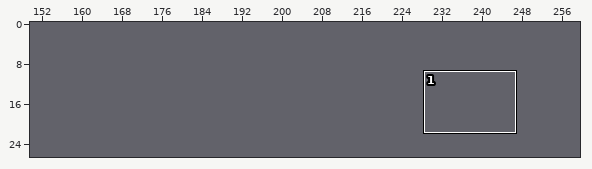
An edit to a level. Tiled map (JSON), src/maps/demo_map_joel.json. The first picture is a wide view before the edit; the outline marks the close-up.
Close-up. The starting point:
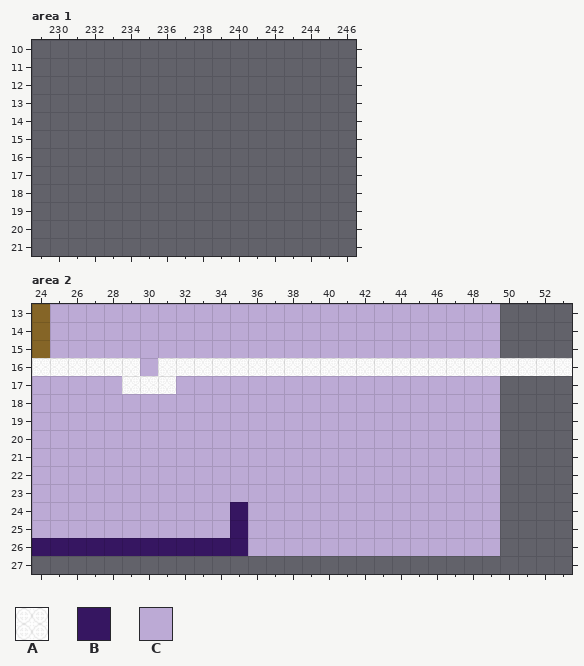
Cells are 32x32 px. Shown: area 1 x 229..246, y 10..21; area 2 x 24..53, y 13..27. The commit also changed other parts of the map, which this record leaves out. The old version is drawn lined up with the new one.
Key: from "TerrainAlpha": A 1; from "basic": B 2, C 3.
_ is an empty cell.
Layers that did not change in this view are not listed.
Layer "AlphaTerrain" before, area 2, first column x 24:
13 ______________________________
14 ______________________________
15 ______________________________
16 AAAAAA_AAAAAAA________________
17 _____AAA______________________
18 ______________________________
19 ______________________________
Layer "Walkable" before, area 2, first column x 24:
13 ________CCCC_____CCCCCC_______
14 _________CC__________CC_______
15 __________C____C___CC_________
16 ______________AAAAAAAAAAAAAAAA
17 ______________________________
18 __________C___________________
19 __________C___________________
20 __________C___________________
21 __________C___________________
22 __________C___CC______________
23 __________C_CCC_______________
24 __________CB__________________
25 CCCCCCCCCCCB__________________
26 BBBBBBBBBBBB__________________
27 ______________________________
The same view after the edit:
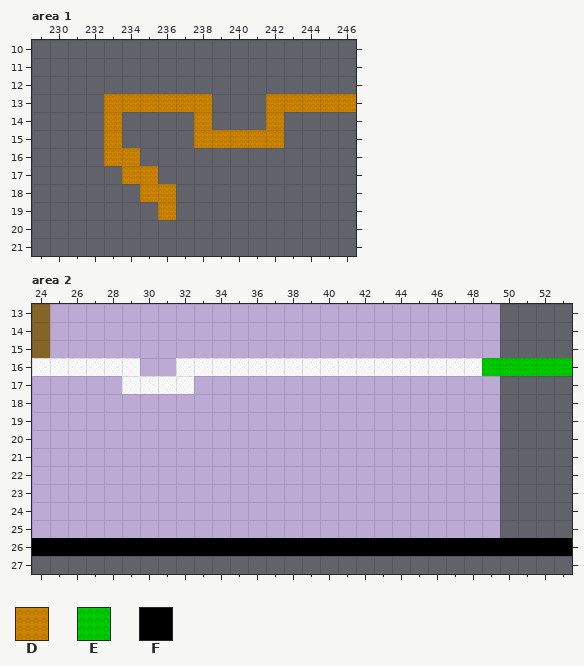
Further tiles: from "TerrainAlpha": D 2, E 4; from "basic": F 6.
Tiles of an added or newly shown layer are drawn over the layers below it.
The edit:
Changed rows in their new state; . is an unchanged cell.
map size 112x64 -> 272x64 cells
Layer "AlphaTerrain", area 1:
first column x 233:
13 DDDDDD...DDDDD
14 D....D...D....
15 D....DDDDD....
16 DD............
17 .DD...........
18 ..DD..........
19 ...D..........
Layer "Cues" (now shown), area 2:
first column x 24:
26 FFFFFFFFFFFFFFFFFFFFFFFFFFFFFF
Layer "AlphaTerrain", area 2:
first column x 31:
16 _.................EEEEE
17 .A.....................
Layer "Walkable" (now hidden), area 2:
first column x 49:
16 _____
first column x 24:
24 ..........._
25 ..........._
26 ____________
Pixel boxes of the changes (left, top, right, bottom) in both close-ups:
added: (104, 94, 356, 220)
changed: (158, 358, 194, 394)
changed: (482, 358, 572, 376)
changed: (32, 502, 572, 556)
